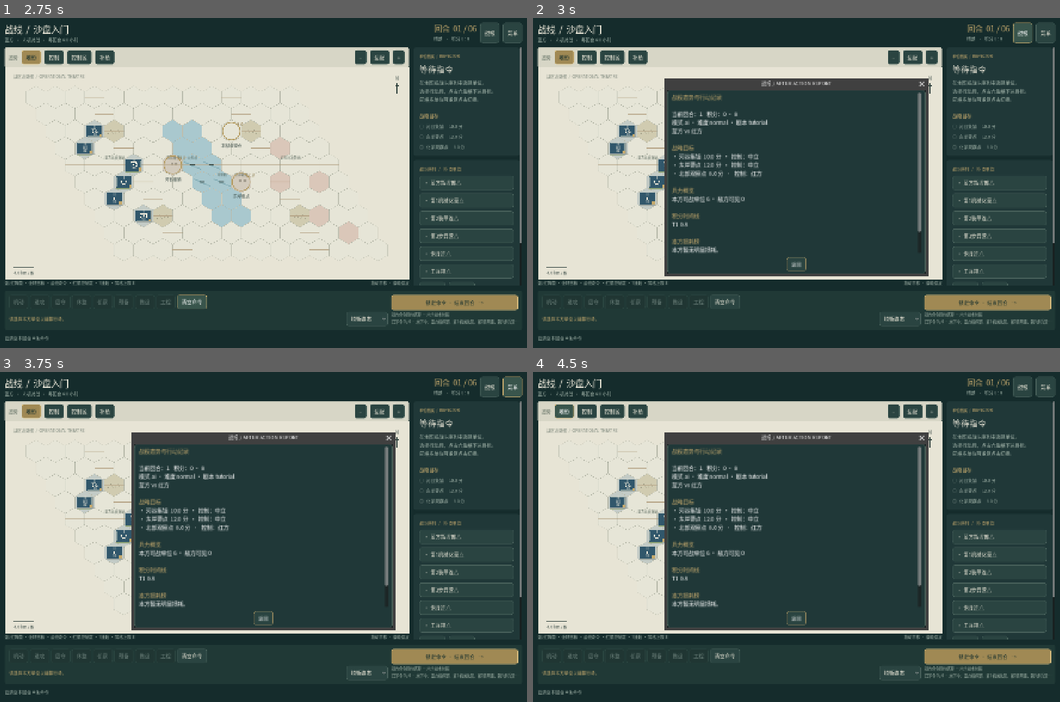
Above: before the commit, frames 1-4 (two rows, left to right).
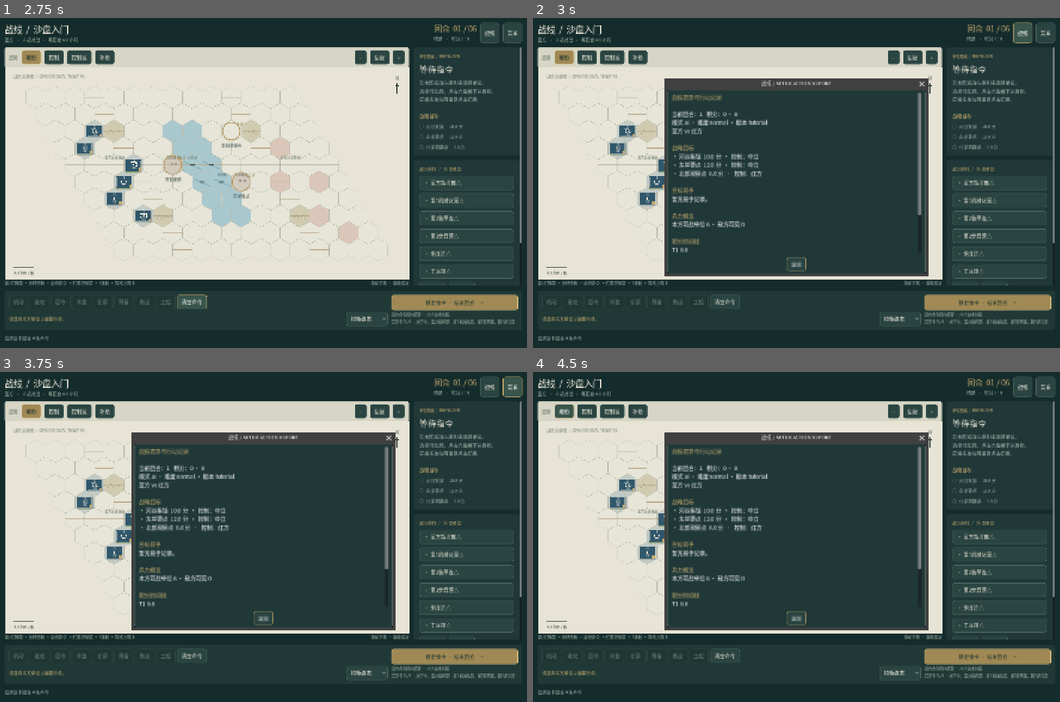
Above: after the commit, the same moments.

Repository: ghostLLC/ewargame
Game: Godot game, scene res://main.tscn
The game is run twice, just before and just after one commit, with the same random seed, the same clock (stepped at 60 frames per second) and the same inputs.
Inputs:
- Up to frame 1 (2.75 s): click "开始战役 →" at 0.5 s; click "控制" at 1.25 s; click "清空命令" at 2 s
- Up to frame 2 (3 s): click "战报" at 2.75 s
- Up to frame 3 (3.75 s): click "菜单" at 3.5 s
- Up to frame 4 (4.5 s): click "地形" at 4.25 s

Frame 1 is identical in both runs. In frame 2, 0.6% of the frame differs, in the area x 26-74%, y 51-72%; in frame 3, 0.6%; in frame 4, 0.6%.

Commit message:
feat: per-unit order undo and objective flip log in reports

Diff:
--- a/game/session.gd
+++ b/game/session.gd
@@ -325,12 +325,6 @@
 		return _fail("当前不能清空命令")
 	if _state.ready[player_side]:
 		return _fail("回合已锁定")
-	if mode == "lan" and not _is_host:
-		# Client-side clear is local-only until host ack; use agent path via RPC if needed.
-		if connected:
-			# reuse commit-style RPC: send empty batch by clearing on host through orders erase is not exposed; clear locally after refresh is wrong.
-			# Fall through: host-only clear via apply.
-			pass
 	var cleared = 0
 	for unit in _state.units:
 		if int(unit.side) == player_side and _state.orders.has(str(unit.id)):
@@ -339,6 +333,18 @@
 	_publish()
 	notice.emit("已清空本回合 %d 条命令" % cleared)
 	return {"ok": true, "cleared": cleared}
+
+func clear_unit_order(unit_id: String) -> Dictionary:
+	if pending_handoff or replay_active or _busy or _state.is_empty():
+		return _fail("当前不能撤销命令")
+	if _state.ready[player_side]:
+		return _fail("回合已锁定")
+	if not _state.orders.has(unit_id):
+		return {"ok": true, "cleared": 0}
+	_state.orders.erase(unit_id)
+	_publish()
+	notice.emit("已撤销该单位本回合命令")
+	return {"ok": true, "cleared": 1}
 
 func delete_save(slot: String) -> bool:
 	var result = Storage.delete_save(slot)
--- a/game/ui/main.gd
+++ b/game/ui/main.gd
@@ -558,6 +558,8 @@
 	var orders = GameSession.view.get("orders",{})
 	var current: Dictionary = orders.get(selected_id,{}) if orders is Dictionary else {}
 	inspector.add_child(_label("当前命令  " + str(ORDERS.get(str(current.get("kind","defend")),"固守")),12,GOLD))
+	if not current.is_empty() and not GameSession.view.get("ready",[false,false])[int(GameSession.view.get("side",0))]:
+		inspector.add_child(_button("撤销本单位命令",func(): GameSession.clear_unit_order(selected_id); _refresh(),"仅清除选中单位本回合命令（Backspace）"))
 	if unit.has("supply"):
 		var supply = float(unit.get("supply", 1.0))
 		var supply_cn = "充足" if supply >= 0.7 else ("紧张" if supply >= 0.4 else "断绝")
@@ -784,6 +786,17 @@
 		var owner = int(objective.get("owner", -1))
 		var owner_txt = "中立" if owner < 0 else side_names[owner]
 		text += "· %s  %s 分  ·  控制：%s\n" % [objective.get("name",""), objective.get("value",0), owner_txt]
+	text += "\n[color=#c6aa6d]目标易手[/color]\n"
+	var flips = []
+	for event in view.get("logs", []):
+		var line = str(event)
+		if line.contains("控制") and line.contains("由"):
+			flips.append(line)
+	if flips.is_empty():
+		text += "暂无易手记录。\n"
+	else:
+		for line in flips.slice(maxi(0, flips.size() - 12)):
+			text += "· " + line + "\n"
 	var alive = [0, 0]
 	var org_sum = [0.0, 0.0]
 	for unit in view.get("units", []):
@@ -993,6 +1006,10 @@
 		GameSession.clear_orders()
 		_refresh()
 		return
+	if event.keycode == KEY_BACKSPACE and not selected_id.is_empty():
+		GameSession.clear_unit_order(selected_id)
+		_refresh()
+		return
 	if event.keycode == KEY_TAB:
 		var units = []
 		for unit in GameSession.view.get("units", []):
